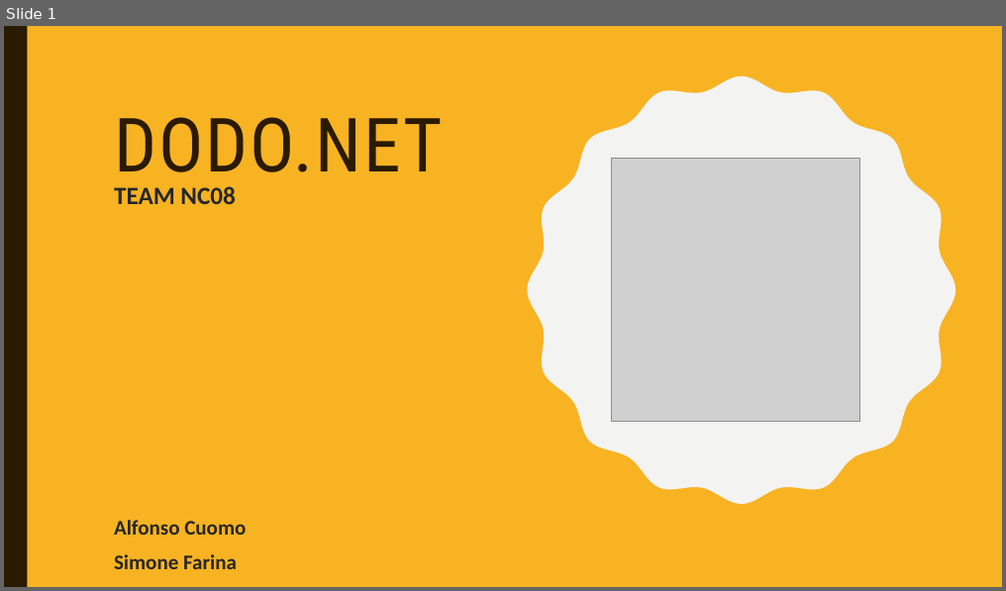
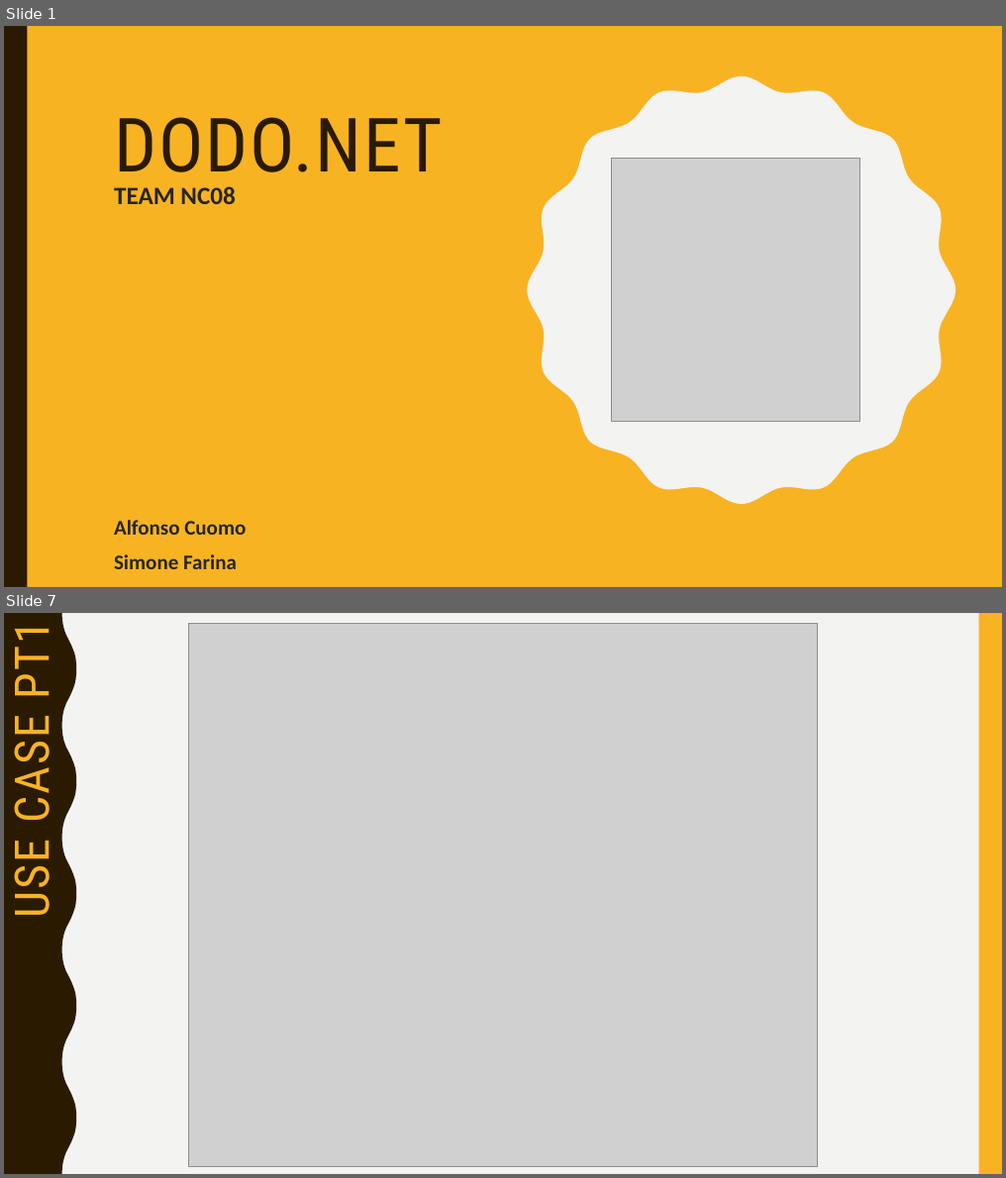
Before and after one commit to sfarina12/NC_05, a slide deck: Presentazione_Prima consegna/presentazione PrimaConsegna.pptx. Shown one above the other, each under a label of ours: slide 1 before the commit, slides 1 and 7 after it; the slides between them are not shown. The pictures are 1006x591 and 1006x1178 pixels, drawn with LibreOffice and Linux fonts; fonts in the diff are those of the drawing; grey boxes stand for pictures. Boxes give left, top, right and bottom in pixels: in the first picture for what was removed or moved away, otherwise in the second. Text is boxed around its words. In the diff, an @@ line names an element or a change of style, - is before the commit and + after.

```diff
--- a/Presentazione_Prima consegna/presentazione PrimaConsegna.pptx
+++ b/Presentazione_Prima consegna/presentazione PrimaConsegna.pptx
@@ slide 7 added at box(4, 613, 1002, 1174), background #F3F3F2; not listed: 2 template elements that a slide beside it also shows @@
@@ title added at box(4, 629, 61, 915), 45.9 pt, text #F8B323 @@
+USE CASE PT1
@@ picture added at box(189, 624, 818, 1167) @@
```
Also in this commit, not shown: 1 slide changed, 14 other slides added, 7 other files.
